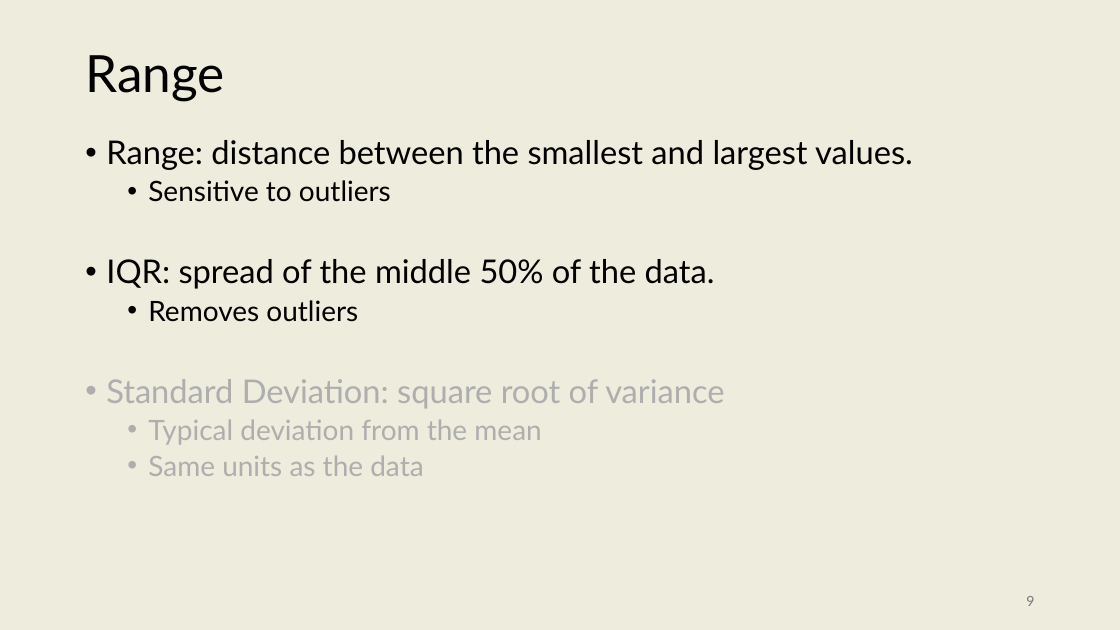
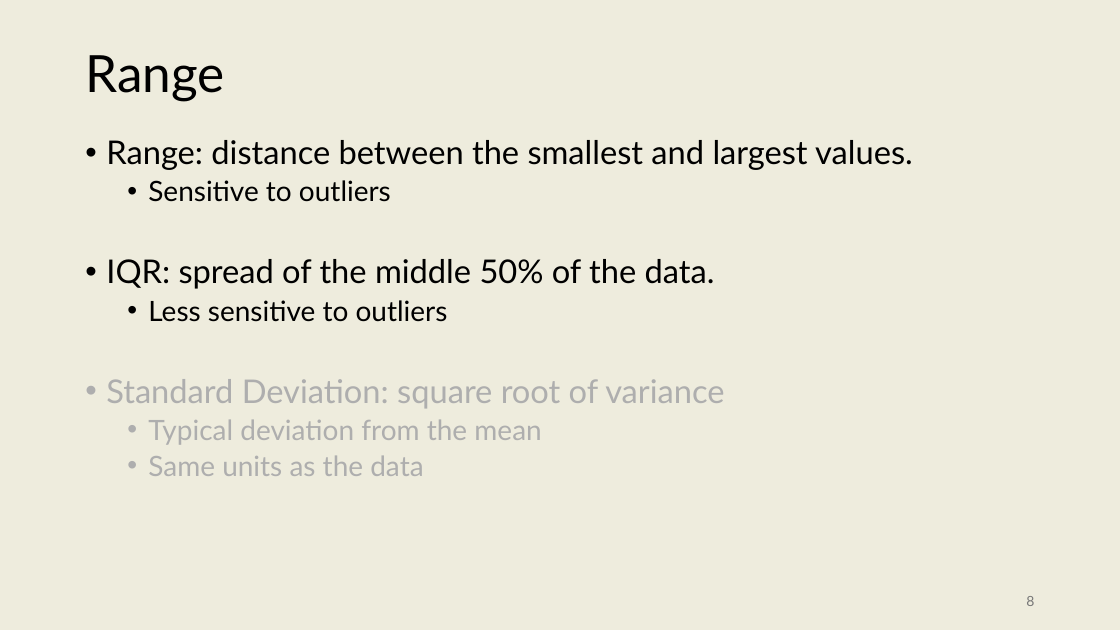
Before and after one commit to onishisaryu/HES-3000-Sports-Data-Analytics, a slide deck: slide 8 of pptx/Lecture8.pptx (slide 9 before the commit). Drawn at 1120x630 pixels with LibreOffice and Linux fonts; fonts in the diff are those of the drawing. Boxes give left, top, right and bottom in pixels: in the first picture for what was removed or moved away, otherwise in the second. Text is boxed around its words. In the diff, an @@ line names an element or a change of style, - is before the commit and + after.

```diff
--- a/pptx/Lecture8.pptx
+++ b/pptx/Lecture8.pptx
@@ text at (148,300,448,322): text changed @@
-  • Removes outliers
+  • Less sensitive to outliers
@@ page number at (1026,596,1034,606): text changed @@
-9
+8
```
Also in this commit, not shown: 7 other slides changed, 9 slides added, 2 slides removed, 2 other files.
